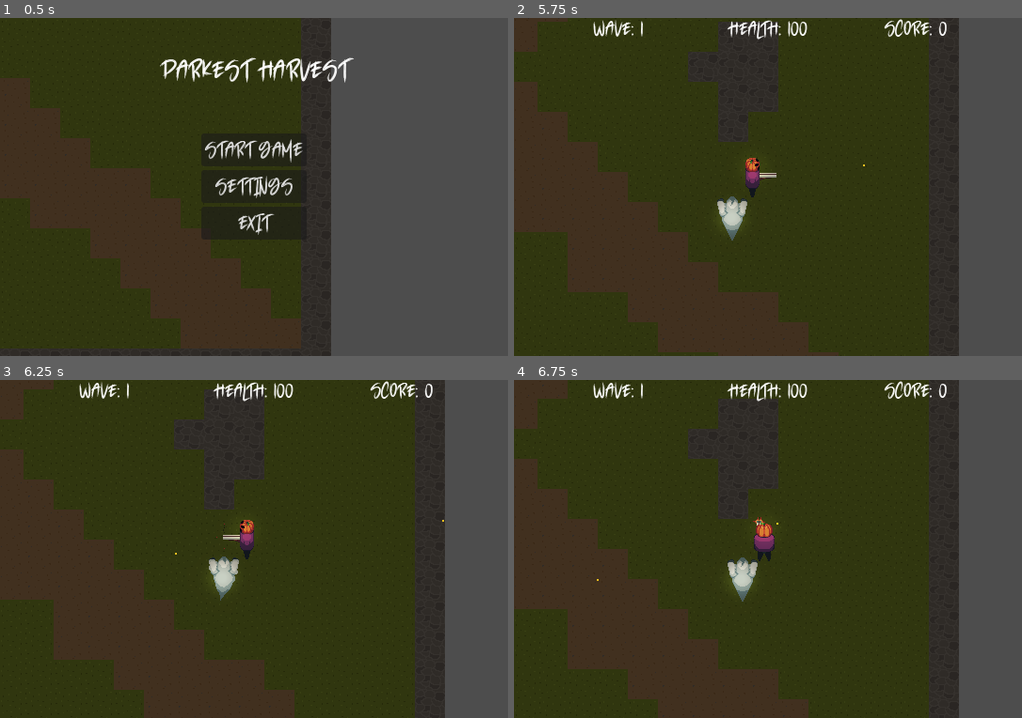
Above: before the commit, frames 1-4 (two rows, left to right).
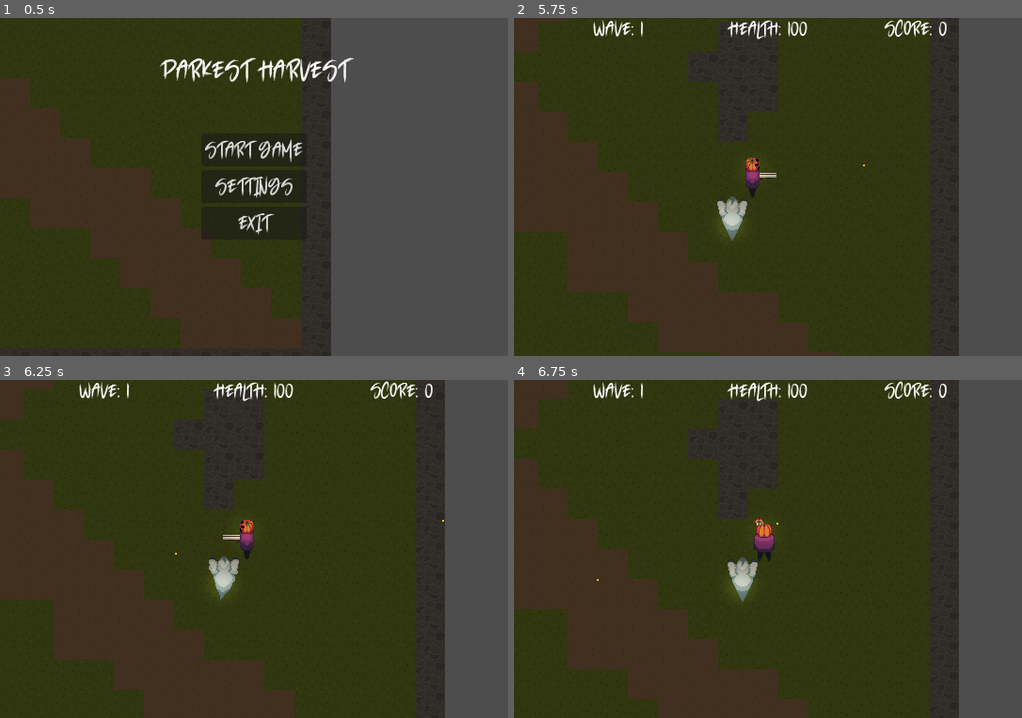
Above: after the commit, the same moments.

Repository: joshuardecker/eternal-harvest
Game: Godot game, scene res://Start/start.tscn
The game is run twice, just before and just after one commit, with the same random seed, the same clock (stepped at 60 frames per second) and the same inputs.
Inputs (mouse positions are in pixels of both pictures, inside the frame that each line leads up to):
- Up to frame 1 (0.5 s): no input
- Up to frame 2 (5.75 s): click "Start Game" at 0.5 s; tap Enter at 1.25 s; move the mouse to (742, 254) at 1.27 s; hold W (up) 1.28-2.78 s; click (742, 254) at 1.35 s; move the mouse to (920, 237) at 2.02 s; click (920, 237) at 2.1 s; move the mouse to (615, 136) at 2.77 s; hold A (left) 2.78-4.28 s; click (615, 136) at 2.85 s; tap Space at 3.5 s; move the mouse to (793, 187) at 3.52 s; click (793, 187) at 3.6 s; move the mouse to (691, 102) at 4.27 s; hold S (down) 4.28-5.03 s; click (691, 102) at 4.35 s; move the mouse to (879, 170) at 5.02 s; hold D (right) from 5.03 s (still down); click (879, 170) at 5.1 s
- Up to frame 3 (6.25 s): move the mouse to (152, 565) at 5.77 s; release D (right) at 5.78 s; hold W (up) from 5.78 s (still down); click (152, 565) at 5.85 s
- Up to frame 4 (6.75 s): move the mouse to (818, 474) at 6.52 s; release W (up) at 6.53 s; hold D (right) from 6.53 s (still down); click (818, 474) at 6.6 s

Frame 1 is identical in both runs. In frame 2, less than 0.1% of the frame differs, in the area x 40-45%, y 54-58%; in frame 3, less than 0.1%; in frame 4, less than 0.1%.

Commit message:
Adjusted light location

Diff:
--- a/Enemies/ghost.tscn
+++ b/Enemies/ghost.tscn
@@ -270,7 +270,7 @@
 attack_range = 5.0
 
 [node name="PointLight" type="PointLight2D" parent="."]
-position = Vector2(0, -8)
+position = Vector2(0, -1)
 energy = 0.2
 texture = ExtResource("8_xxtj2")
 texture_scale = 0.15
--- a/Player/player.tscn
+++ b/Player/player.tscn
@@ -466,7 +466,7 @@
 drag_bottom_margin = 0.1
 
 [node name="PointLight" type="PointLight2D" parent="."]
-position = Vector2(0, -20)
+position = Vector2(0, -18)
 color = Color(1, 1, 0.486275, 1)
 energy = 0.1
 texture = ExtResource("6_4jqn3")
